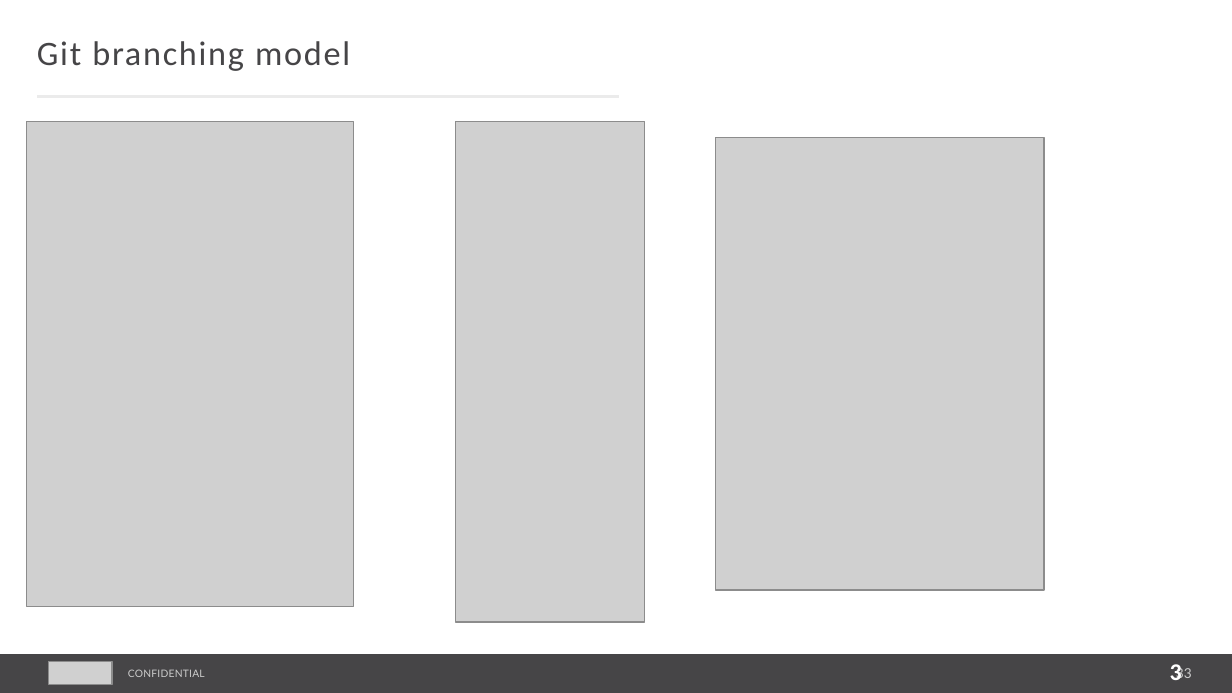
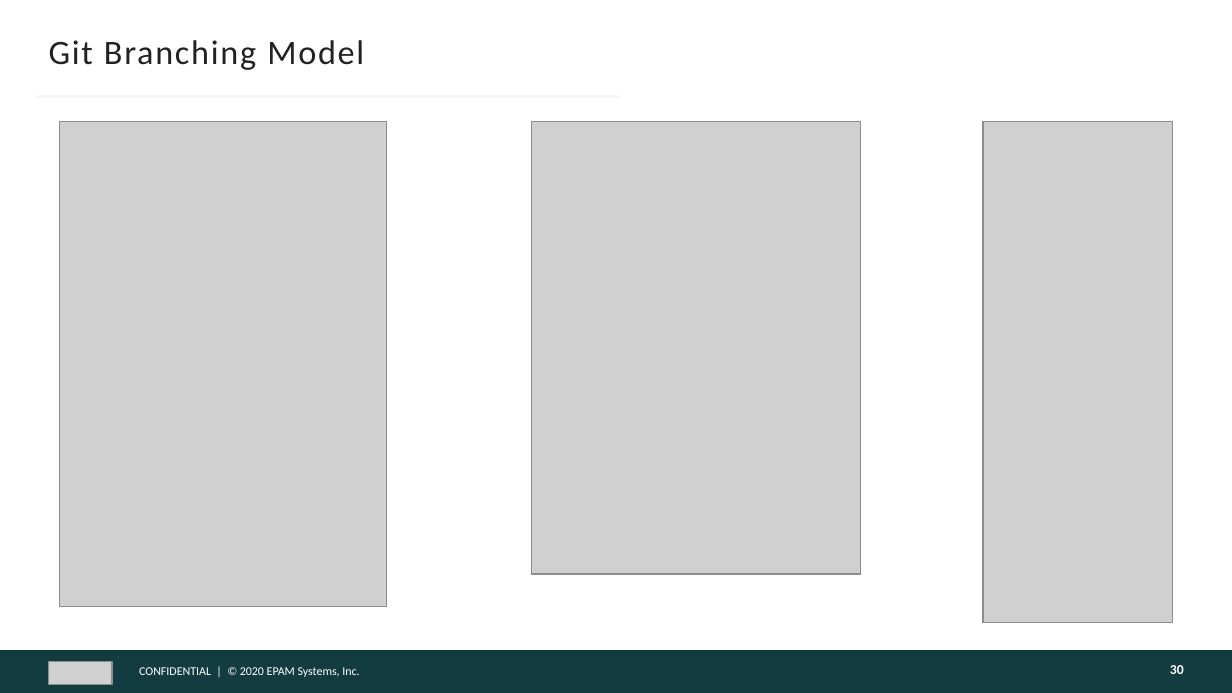
Before and after one commit to AndreyQC/MSBI.Lab, a slide deck: slide 30 of MSBI.E07-SQL/MSBI.Dev.S20E07.pptx (slide 33 before the commit). Drawn at 1232x693 pixels with LibreOffice and Linux fonts; fonts in the diff are those of the drawing; grey boxes stand for pictures; background and template pictures are left out. Boxes give left, top, right and bottom in pixels: in the first picture for what was removed or moved away, otherwise in the second. Text is boxed around its words. In the diff, an @@ line names an element or a change of style, - is before the commit and + after.

```diff
--- a/MSBI.E07-SQL/MSBI.Dev.S20E07.pptx
+++ b/MSBI.E07-SQL/MSBI.Dev.S20E07.pptx
@@ title at bbox=[49, 40, 364, 70]: text changed; text colour #464547 to #222222 @@
-Git branching model
+Git Branching Model
@@ picture: place and size @@
-picture at bbox=[26, 122, 354, 607]
+picture at bbox=[59, 122, 387, 607]
@@ picture: place and size @@
-picture at bbox=[716, 138, 1045, 590]
+picture at bbox=[531, 122, 860, 574]
@@ picture: place and size @@
-picture at bbox=[456, 122, 646, 622]
+picture at bbox=[983, 122, 1173, 622]
@@ rectangle: place and size @@
-rectangle at bbox=[0, 654, 1232, 693]
+rectangle at bbox=[0, 650, 1232, 693]
@@ rectangle at bbox=[0, 650, 1232, 693]: fill #464547 to #133C41 @@
@@ text at bbox=[139, 667, 359, 677]: text changed; size 6 to 7 pt; font Lato to Calibri; text colour #CCCCCC to #FFFFFF @@
-CONFIDENTIAL
+CONFIDENTIAL | © 2020 EPAM Systems, Inc.
@@ text removed at bbox=[1170, 664, 1182, 680] @@
-3
@@ page number added at bbox=[1170, 665, 1184, 674], 8 pt, text #FEFEFE, bold @@
+30
@@ page number removed at bbox=[1176, 666, 1192, 680] @@
-33
```
Also in this commit, not shown: 23 other slides changed, 9 slides added, 9 slides removed, 2 other files.
